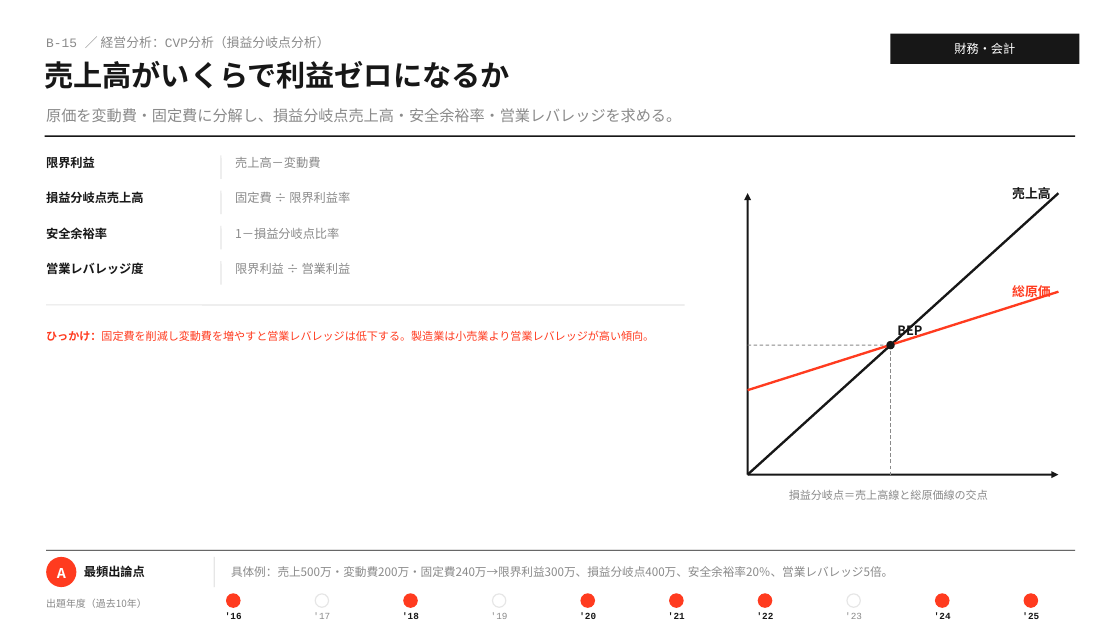
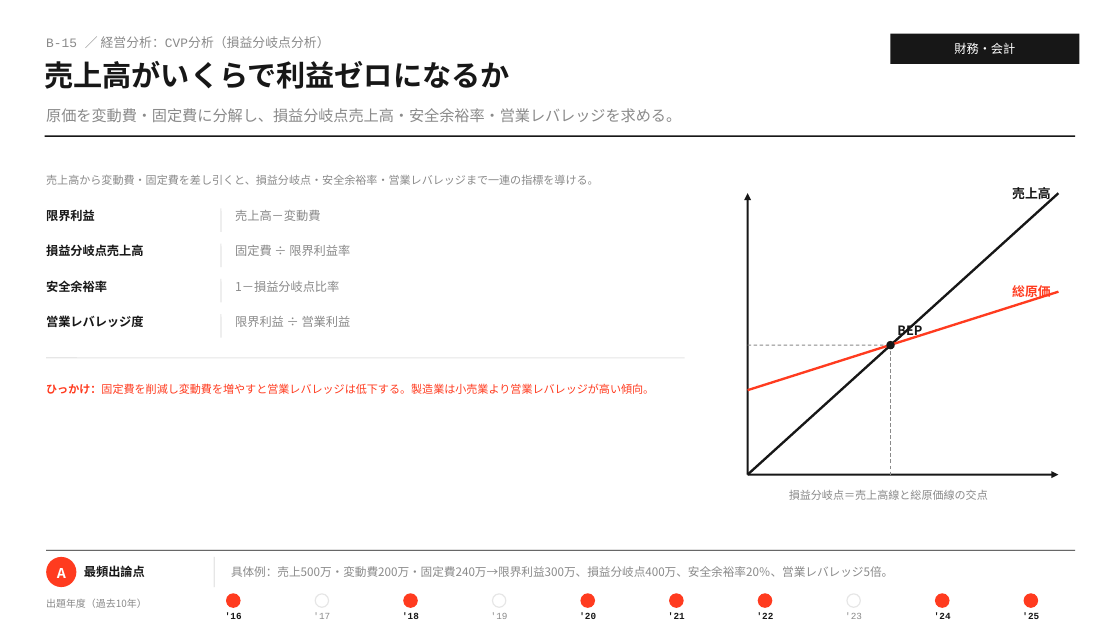
Before and after one commit to MasatoshiSano/SMEC, a slide deck: slide 20 of slides/1st_stage/B_finance_accounting.pptx. Drawn at 1120x630 pixels with LibreOffice and Linux fonts; fonts in the diff are those of the drawing. Boxes give left, top, right and bottom in pixels: in the first picture for what was removed or moved away, otherwise in the second. Text is boxed around its words. In the diff, an @@ line names an element or a change of style, - is before the commit and + after.

```diff
--- a/slides/1st_stage/B_finance_accounting.pptx
+++ b/slides/1st_stage/B_finance_accounting.pptx
@@ text added at bbox=[46, 175, 599, 185], 9.5 pt, text #8A8A8A @@
+売上高から変動費・固定費を差し引くと、損益分岐点・安全余裕率・営業レバレッジまで一連の指標を導ける。
@@ line moved from (221, 191) - (221, 214) to (221, 208) - (221, 232) @@
@@ line moved from (221, 226) - (221, 250) to (221, 244) - (221, 267) @@
@@ line moved from (221, 261) - (221, 285) to (221, 279) - (221, 302) @@
@@ line moved from (221, 155) - (221, 179) to (221, 314) - (221, 338) @@
@@ 9 texts, 1 line: place and size @@
-9 texts, 1 line at bbox=[46, 157, 685, 341]
+9 texts, 1 line at bbox=[46, 210, 685, 394]
```
Also in this commit, not shown: 24 other slides changed, 2 other files.
